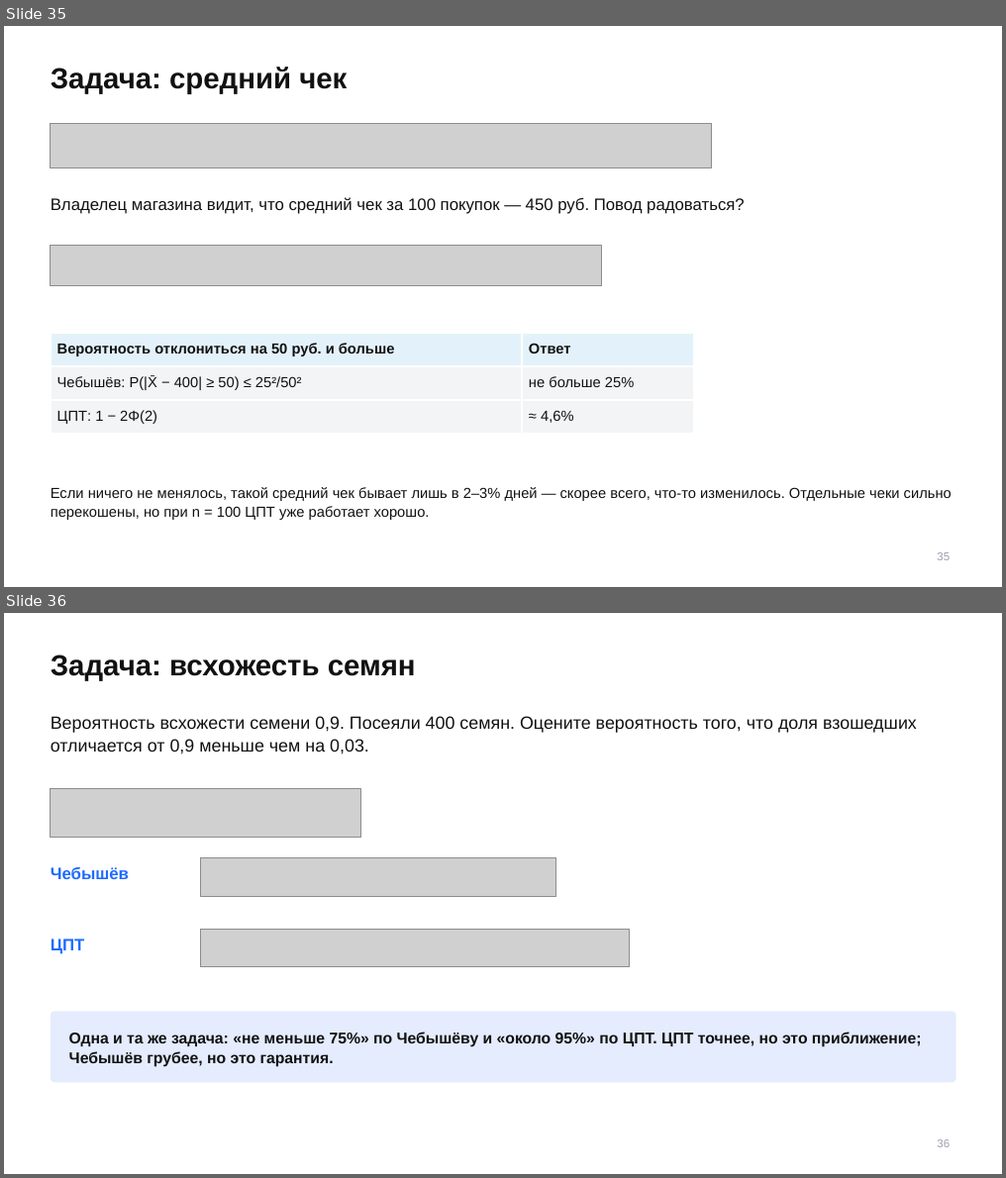
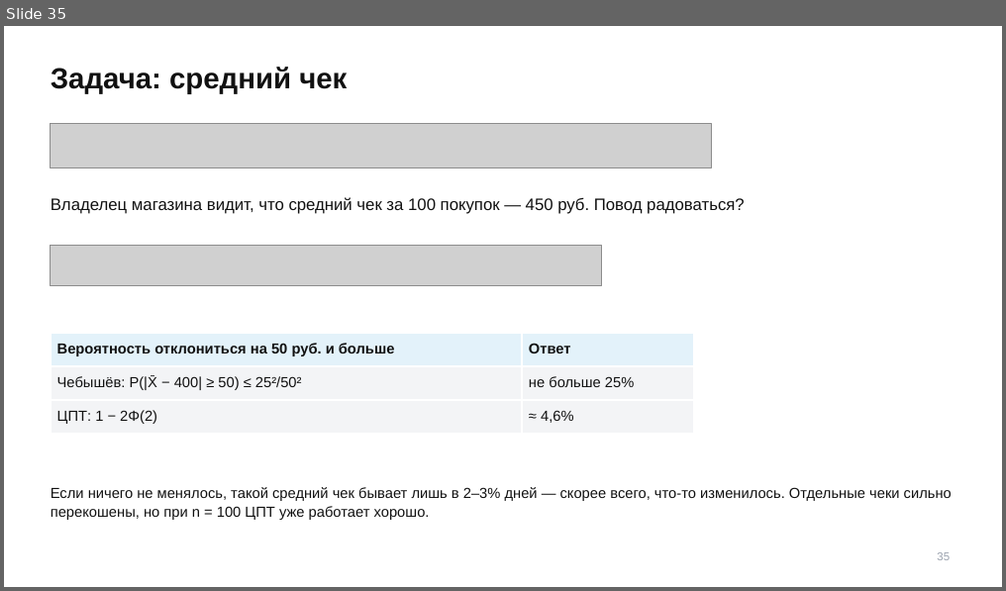
Before and after one commit to TheTonyPub/probability-theory-2026, a slide deck: lectures/07_lln-clt.pptx. Shown one above the other, each under a label of ours: slides 35 and 36 before the commit, slide 35 after it. The pictures are 1006x1178 and 1006x591 pixels, drawn with LibreOffice and Linux fonts; fonts in the diff are those of the drawing; grey boxes stand for pictures. Boxes give left, top, right and bottom in pixels: in the first picture for what was removed or moved away, otherwise in the second. Text is boxed around its words. In the diff, an @@ line names an element or a change of style, - is before the commit and + after.

```diff
--- a/lectures/07_lln-clt.pptx
+++ b/lectures/07_lln-clt.pptx
@@ slide 36 removed at box(4, 613, 1002, 1174), background #FFFFFF @@
@@ text removed at box(51, 655, 416, 681) @@
-Задача: всхожесть семян
@@ text removed at box(51, 716, 917, 755) @@
-Вероятность всхожести семени 0,9. Посеяли 400 семян. Оцените вероятность того, что доля взошедших отличается от 0,9 меньше чем на 0,03.
@@ picture removed at box(51, 789, 361, 837) @@
@@ text removed at box(51, 866, 129, 879) @@
-Чебышёв
@@ picture removed at box(200, 858, 556, 896) @@
@@ text removed at box(51, 939, 84, 955) @@
-ЦПТ
@@ picture removed at box(200, 929, 629, 967) @@
@@ rounded rectangle removed at box(51, 1011, 956, 1082) @@
@@ text removed at box(69, 1032, 922, 1067) @@
-Одна и та же задача: «не меньше 75%» по Чебышёву и «около 95%» по ЦПТ. ЦПТ точнее, но это приближение; Чебышёв грубее, но это гарантия.
@@ text removed at box(937, 1140, 949, 1148) @@
-36
```
Also in this commit, not shown: 5 slides changed, 1 other slide removed.
